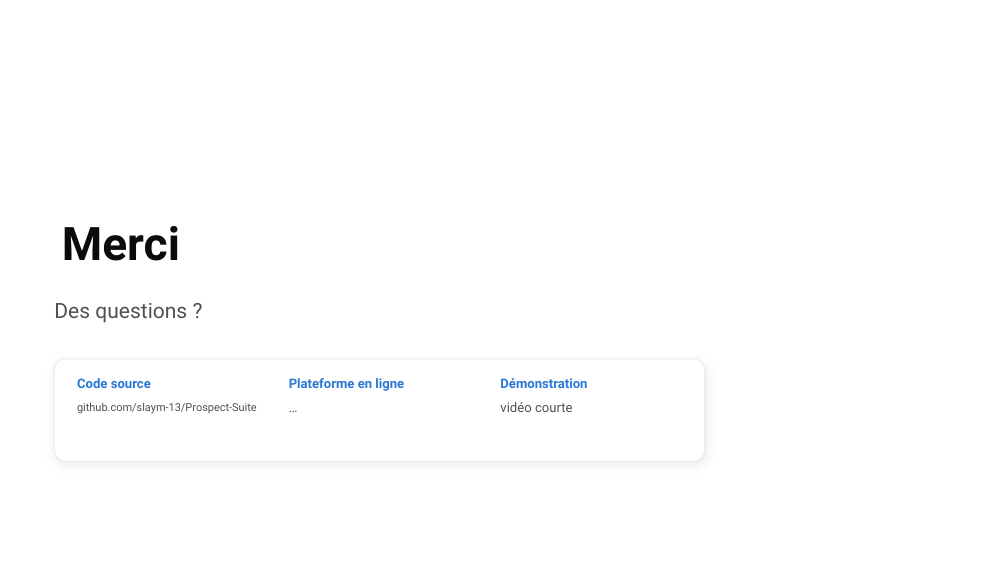
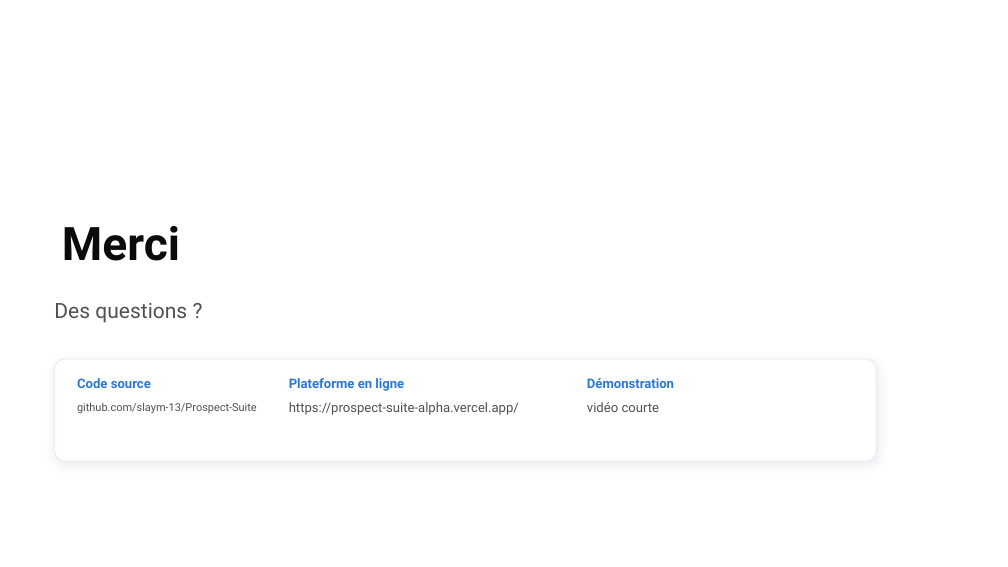
Before and after one commit to slaym-13/Prospect-Suite, a slide deck: slide 21 of presentation/IOADA202_HARMACH_SOULAIMANE_VF.pptx. Drawn at 1008x567 pixels with LibreOffice and Linux fonts; fonts in the diff are those of the drawing; background and template pictures are left out. Boxes give left, top, right and bottom in pixels: in the first picture for what was removed or moved away, otherwise in the second. Text is boxed around its words. In the diff, an @@ line names an element or a change of style, - is before the commit and + after.

```diff
--- a/presentation/IOADA202_HARMACH_SOULAIMANE_VF.pptx
+++ b/presentation/IOADA202_HARMACH_SOULAIMANE_VF.pptx
@@ rounded rectangle: place and size @@
-rounded rectangle at bbox=[54, 359, 705, 461]
+rounded rectangle at bbox=[54, 359, 876, 461]
@@ text "Démonstration": place and size @@
-text "Démonstration" at bbox=[500, 378, 587, 388]
+text "Démonstration" at bbox=[587, 378, 674, 388]
@@ text removed at bbox=[289, 396, 485, 419] @@
-…
@@ text added at bbox=[289, 402, 519, 415], 12.5 pt, text #52514E @@
+https://prospect-suite-alpha.vercel.app/
@@ text "vidéo courte": place and size @@
-text "vidéo courte" at bbox=[500, 402, 573, 412]
+text "vidéo courte" at bbox=[587, 402, 660, 412]
```
Also in this commit, not shown: 20 other slides changed.
